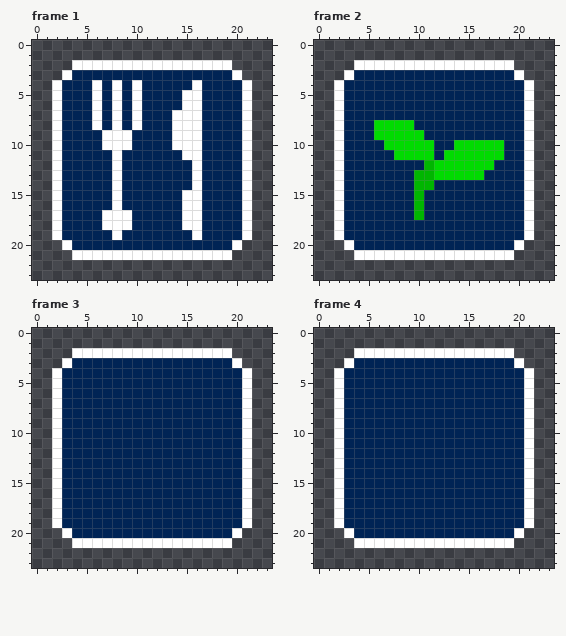
File history of a pixel-art file, aseprite/menu.ase. The first picture shows the starting point.
24x24 pixels, 10 frames. Shown: frame 1, frame 2, frame 3, frame 4. The commit also changed other frames, which this record leaves out.
Once edited:
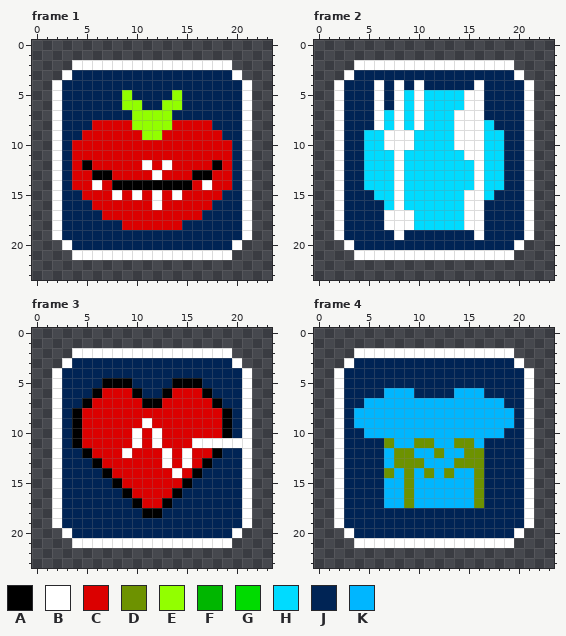
Palette (. is transparent): A #000000  B #ffffff  C #db0000  D #6d9200  E #92ff00  F #00b600  G #00db00  H #00dbff  J #002455  K #00b6ff
What changed:
layer "IconLower" added
Changed rows in their new state; - is an unchanged pixel.
Frame 1, layers "Icon", "IconLower":
first column x 4:
 4 --J-J-J-----J---
 5 --J-JEJ---EJJ---
 6 --J-JEE--EEJJ---
 7 --J-J-EEEEJJJ---
 8 --CCCCEEEECCCC--
 9 -CCCCCCEECCCCCC-
10 CCCCCCCCCCCCCCCC
11 CCCCCCCCCCCCCCCC
12 CACCCCCBCBCCCCAC
13 CCAACCCCBCCCAACC
14 CCBCAAAAAAAACBCC
15 -CCC-CBCBCBCCCC-
16 --CCCCCCBCCCCC--
17 ---CCCCCCCCCC---
18 ---JJCCCCCCJJ---
19 ----J-------J---
Frame 2, layers "Icon", "IconLower":
first column x 5:
 4 -B-B-B-----B--
 5 -B-BHBHHHHBB--
 6 -B-BHBHHHHBB--
 7 -BHBHBHHHBBB--
 8 -BHBHBHHHBBBH-
 9 HHBBBHHHHBBBHH
10 HHBBBHHHHBBBHH
11 HHHBHHHHHHBBHH
12 HHHBHHHHHHHBHH
13 HHHBHHHHHHHBHH
14 HHHBHHHHHHHBHH
15 -HHBHHHHHHBBH-
16 --HBHHHHHHBB--
17 --BBBHHHHHBB--
18 --BBBHHHHHBB--
19 ---B-------B--
Frame 3, layers "Icon", "IconLower":
first column x 4:
 5 ---AAA----AAA----
 6 --ACCCA--ACCCA---
 7 -ACCCCCAACCCCCA--
 8 ACCCCCCCCCCCCCCA-
 9 ACCCCCCBCCCCCCCA-
10 ACCCCCBCBCCCCCCA-
11 ACCCCCBCBCCCBBBBB
12 -ACCCBCCCBCBCCA--
13 --ACCCCCCBCBCA---
14 ---ACCCCCCBCA----
15 ----ACCCCCCA-----
16 -----ACCCCA------
17 ------ACCA-------
18 -------AA--------
Frame 4, layers "Icon", "IconLower":
first column x 4:
 6 ---KKK----KKK---
 7 -KKKKKKKKKKKKKK-
 8 KKKKKKKKKKKKKKKK
 9 KKKKKKKKKKKKKKKK
10 -KKKKKKKKKKKKKK-
11 ---DKKDDKKDDK---
12 ---KDDKKDKKDD---
13 ---KDDDKKKDDD---
14 ---DKDKDKDKKD---
15 ---KKDKKKKKKD---
16 ---KKDKKKKKKD---
17 ---KKDKKKKKKD---
Boxes around the changes in both pictures, in picture pixels (x1, y1, x2, y2):
changed: (72, 80, 232, 240)
changed: (364, 80, 504, 240)
changed: (72, 378, 242, 518)
changed: (354, 388, 514, 508)
